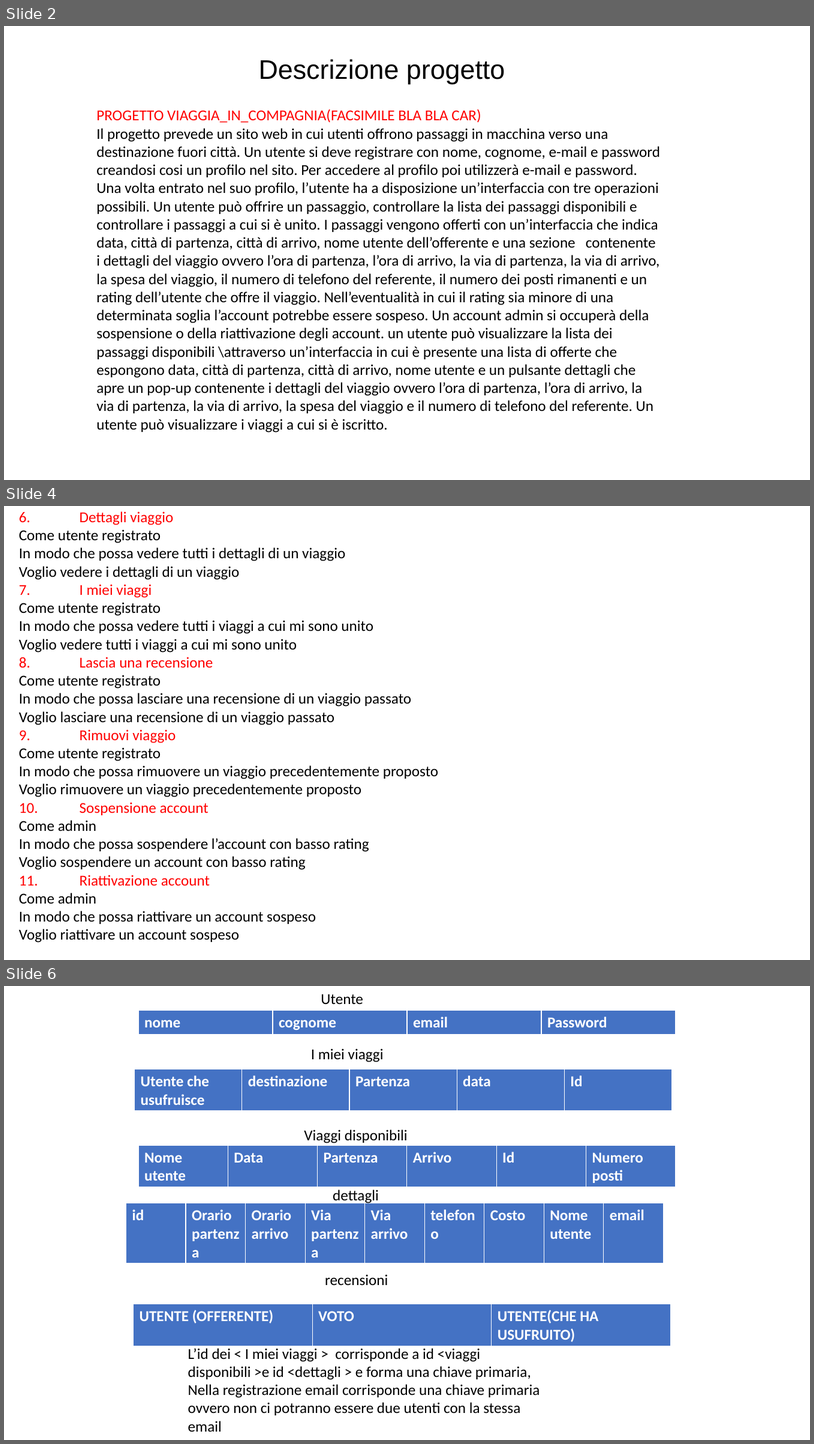
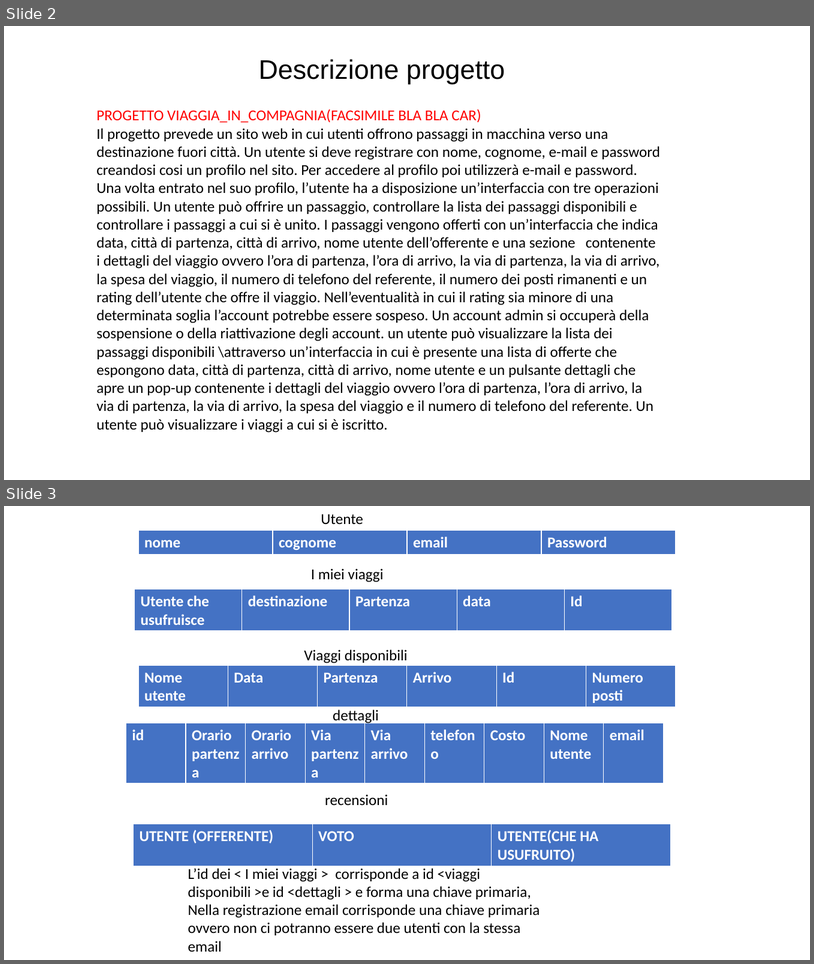
Before and after one commit to Sindriffo/LabSicurezza, a slide deck: progetto.pptx. Shown one above the other, each under a label of ours: slides 2, 4 and 6 before the commit, slides 2 and 3 after it; the slides between them are not shown. The pictures are 814x1444 and 814x964 pixels, drawn with LibreOffice and Linux fonts; fonts in the diff are those of the drawing. Boxes give left, top, right and bottom in pixels: in the first picture for what was removed or moved away, otherwise in the second. Text is boxed around its words. In the diff, an @@ line names an element or a change of style, - is before the commit and + after.

```diff
--- a/progetto.pptx
+++ b/progetto.pptx
@@ slide 4 removed at box(4, 506, 810, 960), background #FFFFFF @@
@@ text removed at box(19, 511, 438, 942) @@
-6. Dettagli viaggio
-Come utente registrato
-In modo che possa vedere tutti i dettagli di un viaggio
-Voglio vedere i dettagli di un viaggio
-7. I miei viaggi
-Come utente registrato
-In modo che possa vedere tutti i viaggi a cui mi sono unito
-Voglio vedere tutti i viaggi a cui mi sono unito
-8. Lascia una recensione
-Come utente registrato
-In modo che possa lasciare una recensione di un viaggio passato
-Voglio lasciare una recensione di un viaggio passato
-9. Rimuovi viaggio
-Come utente registrato
-In modo che possa rimuovere un viaggio precedentemente proposto
-Voglio rimuovere un viaggio precedentemente proposto
-10. Sospensione account
-Come admin
-In modo che possa sospendere l’account con basso rating
-Voglio sospendere un account con basso rating
-11. Riattivazione account
-Come admin
-In modo che possa riattivare un account sospeso
-Voglio riattivare un account sospeso
@@ what was slide 6 is now slide 3 @@
```
Also in this commit, not shown: 2 other slides removed.
